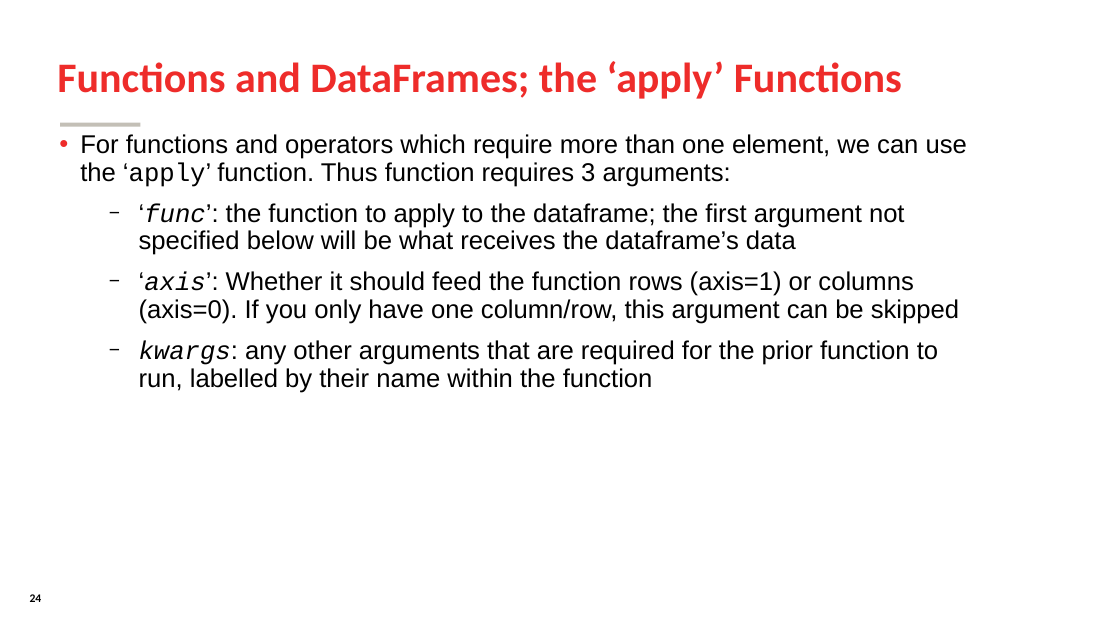
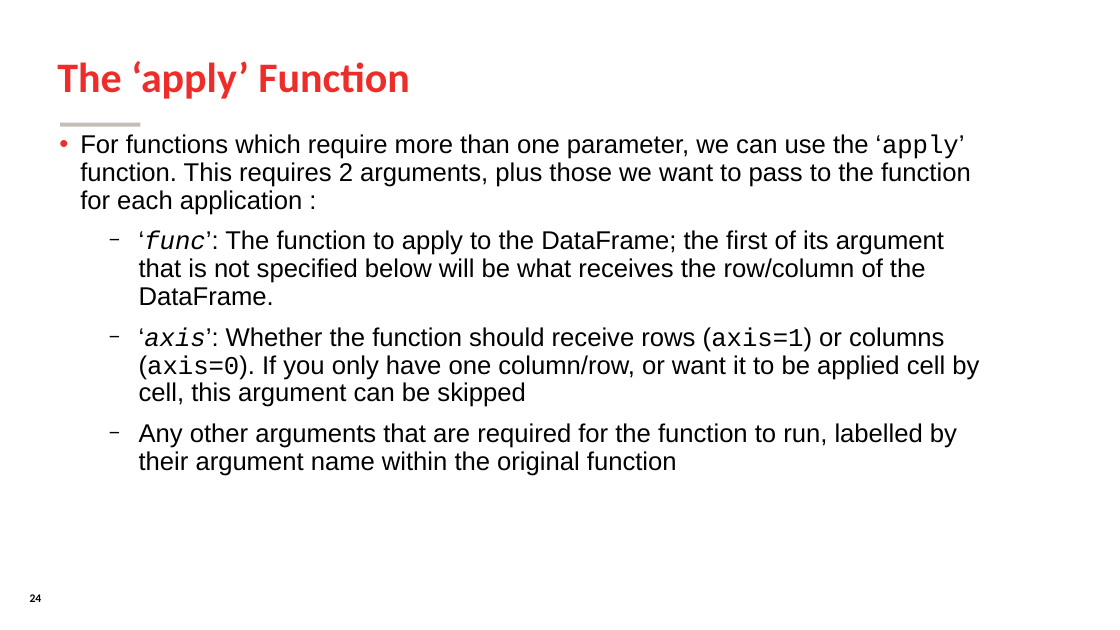
Before and after one commit to SomeoneInParticular/MDPR613_CourseMaterial, a slide deck: slide 24 of PythonCrashCourse/Unit2_DataManagement/Unit2_DataManagement.odp. Drawn at 1120x630 pixels with LibreOffice and Linux fonts; fonts in the diff are those of the drawing; background and template pictures are left out. Boxes give left, top, right and bottom in pixels: in the first picture for what was removed or moved away, otherwise in the second. Text is boxed around its words. In the diff, an @@ line names an element or a change of style, - is before the commit and + after.

```diff
--- a/PythonCrashCourse/Unit2_DataManagement/Unit2_DataManagement.odp
+++ b/PythonCrashCourse/Unit2_DataManagement/Unit2_DataManagement.odp
@@ title at bbox=[57, 61, 409, 99]: text changed @@
-Functions and DataFrames; the ‘apply’ Functions
+The ‘apply’ Function
@@ text at bbox=[80, 134, 979, 476]: text changed @@
-• For functions and operators which require more than one element, we can use the ‘apply’ function. Thus function requires 3 arguments:
-  − ‘func’: the function to apply to the dataframe; the first argument not specified below will be what receives the dataframe’s data
-  − ‘axis’: Whether it should feed the function rows (axis=1) or columns (axis=0). If you only have one column/row, this argument can be skipped
-  − kwargs: any other arguments that are required for the prior function to run, labelled by their name within the function
+• For functions which require more than one parameter, we can use the ‘apply’ function. This requires 2 arguments, plus those we want to pass to the function for each application :
+  − ‘func’: The function to apply to the DataFrame; the first of its argument that is not specified below will be what receives the row/column of the DataFrame.
+  − ‘axis’: Whether the function should receive rows (axis=1) or columns (axis=0). If you only have one column/row, or want it to be applied cell by cell, this argument can be skipped
+  − Any other arguments that are required for the function to run, labelled by their argument name within the original function
```
Also in this commit, not shown: 6 other slides changed, 5 other files.
